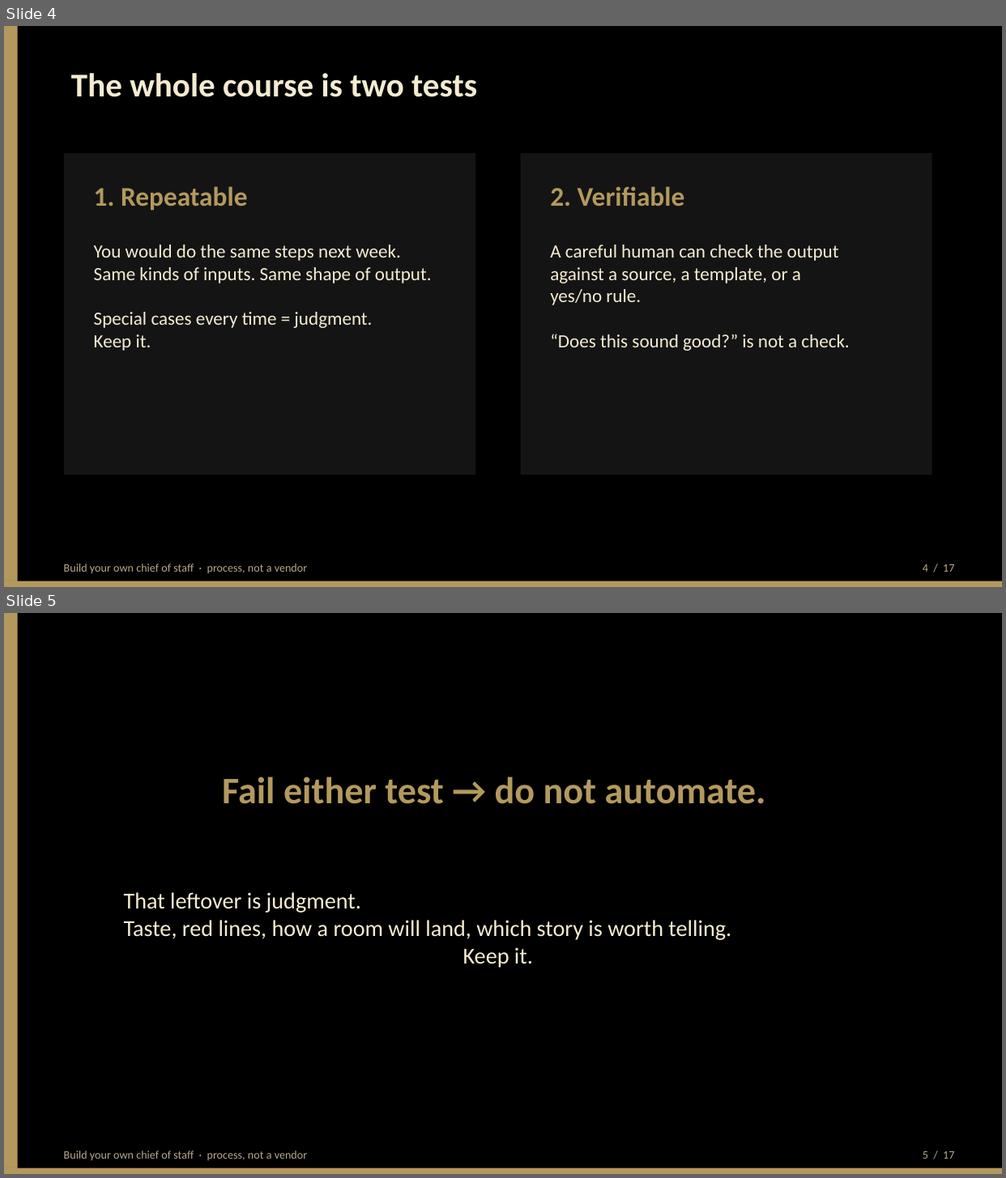
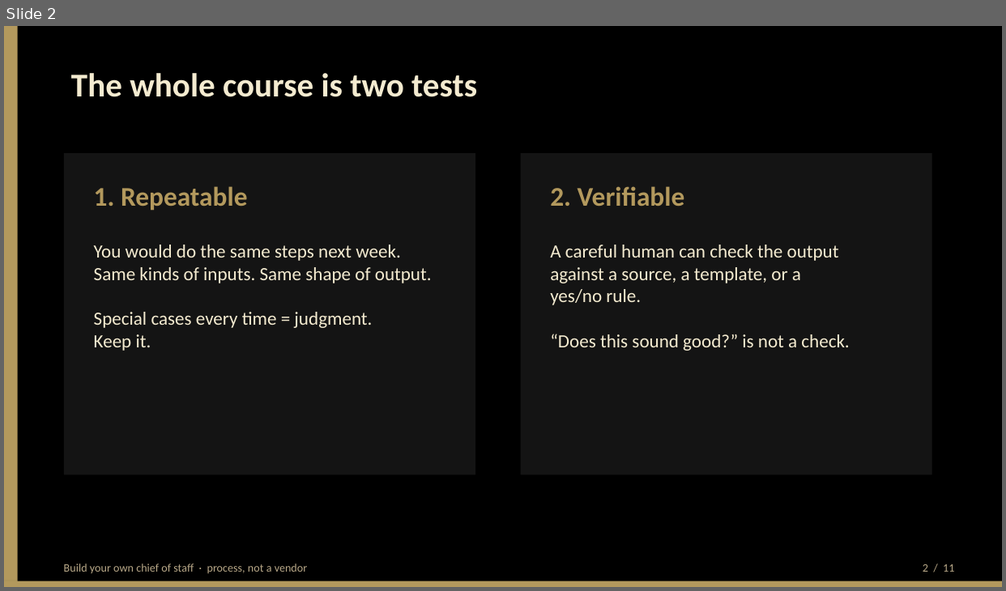
Before and after one commit to BittahCriminal/build-your-own-chief-of-staff, a slide deck: slides/building-your-own-chief-of-staff.pptx. Shown one above the other, each under a label of ours: slides 4 and 5 before the commit, slide 2 after it. The pictures are 1006x1178 and 1006x591 pixels, drawn with LibreOffice and Linux fonts; fonts in the diff are those of the drawing. Boxes give left, top, right and bottom in pixels: in the first picture for what was removed or moved away, otherwise in the second. Text is boxed around its words. In the diff, an @@ line names an element or a change of style, - is before the commit and + after.

```diff
--- a/slides/building-your-own-chief-of-staff.pptx
+++ b/slides/building-your-own-chief-of-staff.pptx
@@ slide 5 removed at box(4, 613, 1002, 1174), background #FFFFFF @@
@@ rectangle removed at box(4, 613, 1002, 1174) @@
@@ rectangle removed at box(4, 613, 18, 1174) @@
@@ text removed at box(222, 777, 766, 804) @@
-Fail either test → do not automate.
@@ text removed at box(124, 892, 731, 968) @@
-That leftover is judgment.
-Taste, red lines, how a room will land, which story is worth telling.
-Keep it.
@@ rectangle removed at box(4, 1169, 1002, 1174) @@
@@ text removed at box(64, 1151, 307, 1161) @@
-Build your own chief of staff · process, not a vendor
@@ text removed at box(923, 1152, 954, 1159) @@
-5 / 17
@@ what was slide 4 is now slide 2 @@
@@ slide 2 changed as well @@
@@ text at box(923, 565, 954, 572): text changed @@
-4 / 17
+2 / 11
```
Also in this commit, not shown: 10 other slides changed, 5 other slides removed, 4 other files.
